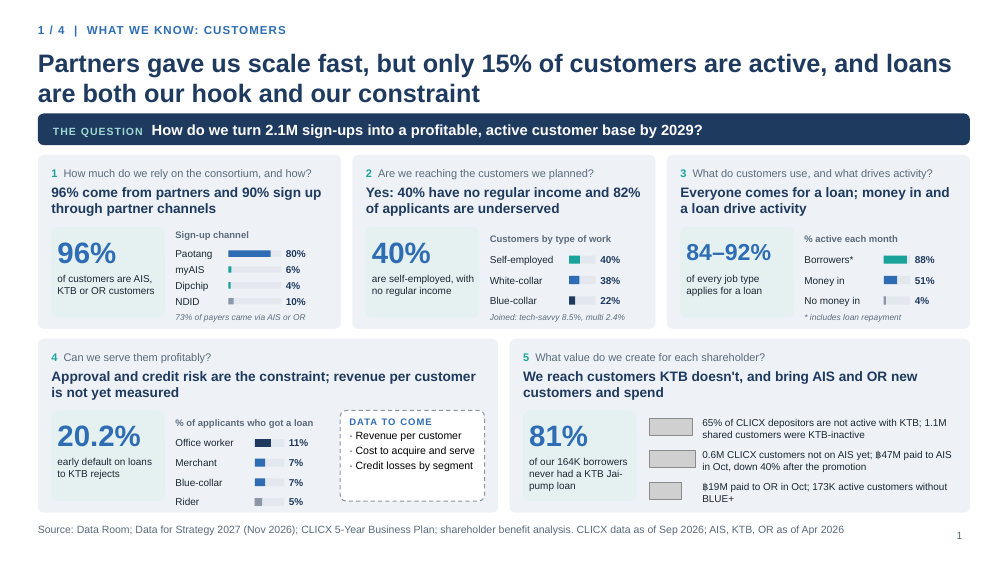
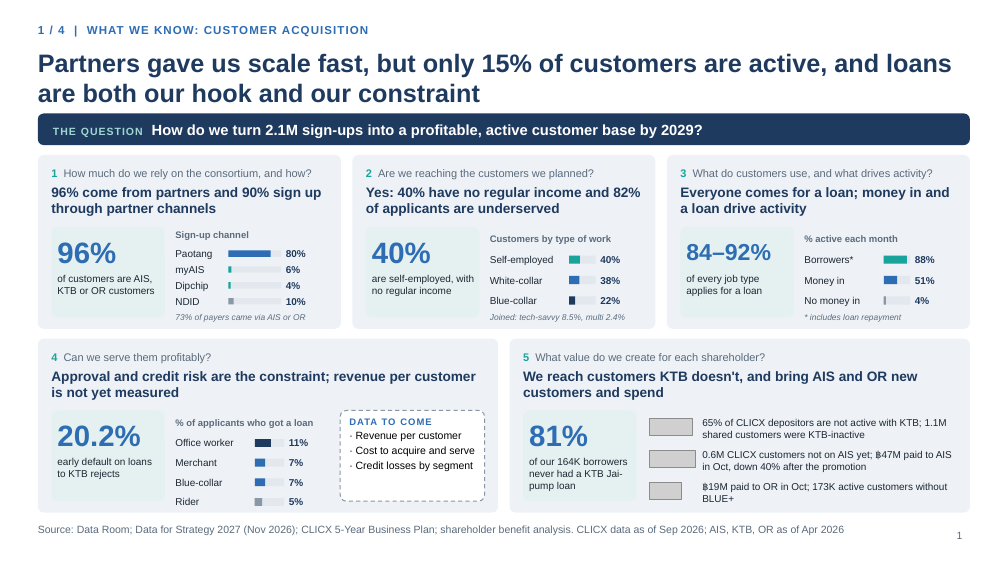
Before and after one commit to hweisim/claude_code, a slide deck: slide 1 of clicx_insights/CLICX_2027_Board_Storyline.pptx. Drawn at 1008x567 pixels with LibreOffice and Linux fonts; fonts in the diff are those of the drawing; grey boxes stand for pictures; background and template pictures are left out. Boxes give left, top, right and bottom in pixels: in the first picture for what was removed or moved away, otherwise in the second. Text is boxed around its words. In the diff, an @@ line names an element or a change of style, - is before the commit and + after.

```diff
--- a/clicx_insights/CLICX_2027_Board_Storyline.pptx
+++ b/clicx_insights/CLICX_2027_Board_Storyline.pptx
@@ text at [38,26,368,37]: text changed @@
-1 / 4 | WHAT WE KNOW: CUSTOMERS
+1 / 4 | WHAT WE KNOW: CUSTOMER ACQUISITION
```
Also in this commit, not shown: 1 other slide changed, 2 other files.
